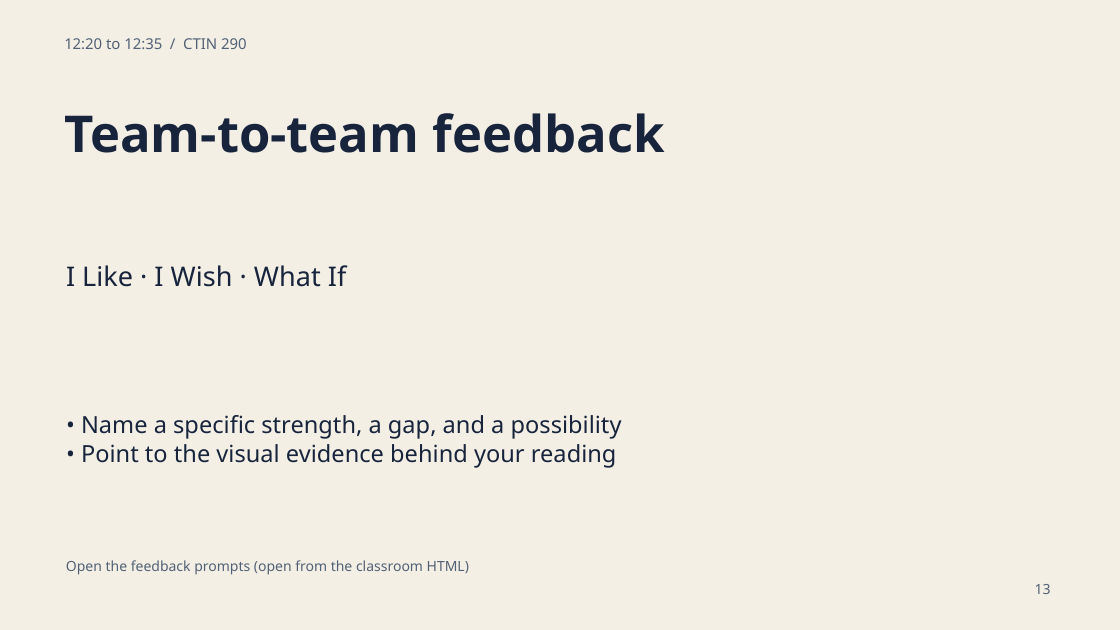
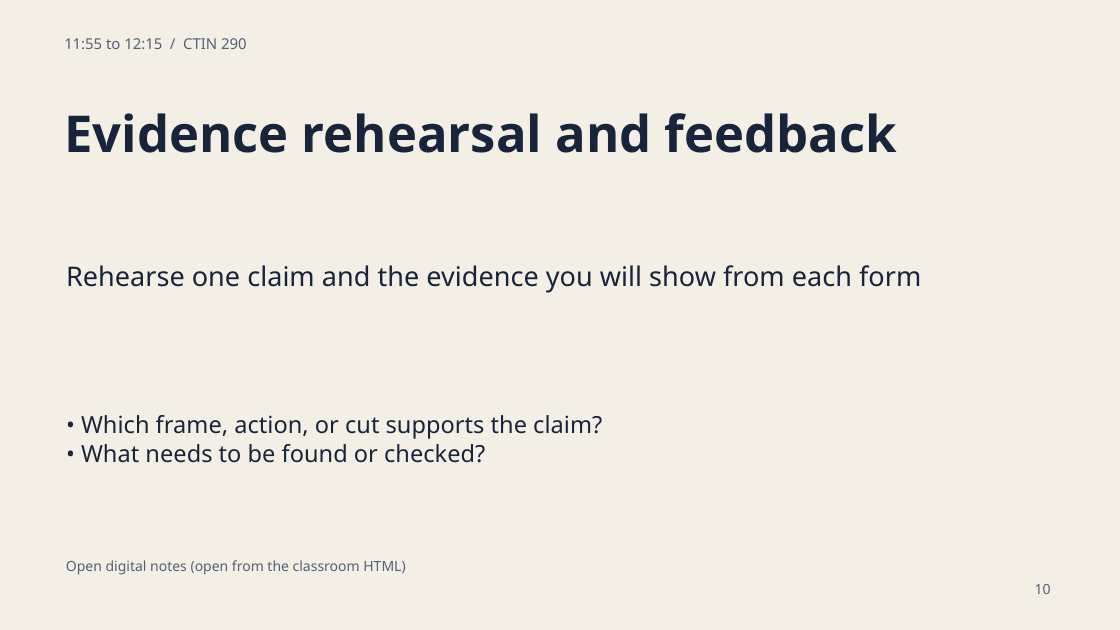
Before and after one commit to GordonUSC/the-cabinet, a slide deck: slide 10 of ctin290-september-21/CLASSROOM/CTIN-290-Classroom-Slides.pptx (slide 13 before the commit). Drawn at 1120x630 pixels with LibreOffice and Linux fonts; fonts in the diff are those of the drawing. Boxes give left, top, right and bottom in pixels: in the first picture for what was removed or moved away, otherwise in the second. Text is boxed around its words. In the diff, an @@ line names an element or a change of style, - is before the commit and + after.

Commit message:
Unify CTIN 290 packet around approved Critical Role cold open

```diff
--- a/ctin290-september-21/CLASSROOM/CTIN-290-Classroom-Slides.pptx
+++ b/ctin290-september-21/CLASSROOM/CTIN-290-Classroom-Slides.pptx
@@ text at [64,38,247,49]: text changed @@
-12:20 to 12:35 / CTIN 290
+11:55 to 12:15 / CTIN 290
@@ text at [64,113,897,153]: text changed @@
-Team-to-team feedback
+Evidence rehearsal and feedback
@@ text at [66,265,921,293]: text changed @@
-I Like · I Wish · What If
+Rehearse one claim and the evidence you will show from each form
@@ text at [81,415,602,463]: text changed @@
-• Name a specific strength, a gap, and a possibility
-• Point to the visual evidence behind your reading
+• Which frame, action, or cut supports the claim?
+• What needs to be found or checked?
@@ text at [66,560,405,575]: text changed @@
-Open the feedback prompts (open from the classroom HTML)
+Open digital notes (open from the classroom HTML)
@@ text at [1035,584,1051,594]: text changed @@
-13
+10
```
Also in this commit, not shown: 11 other slides changed, 3 slides removed, 18 other files.
